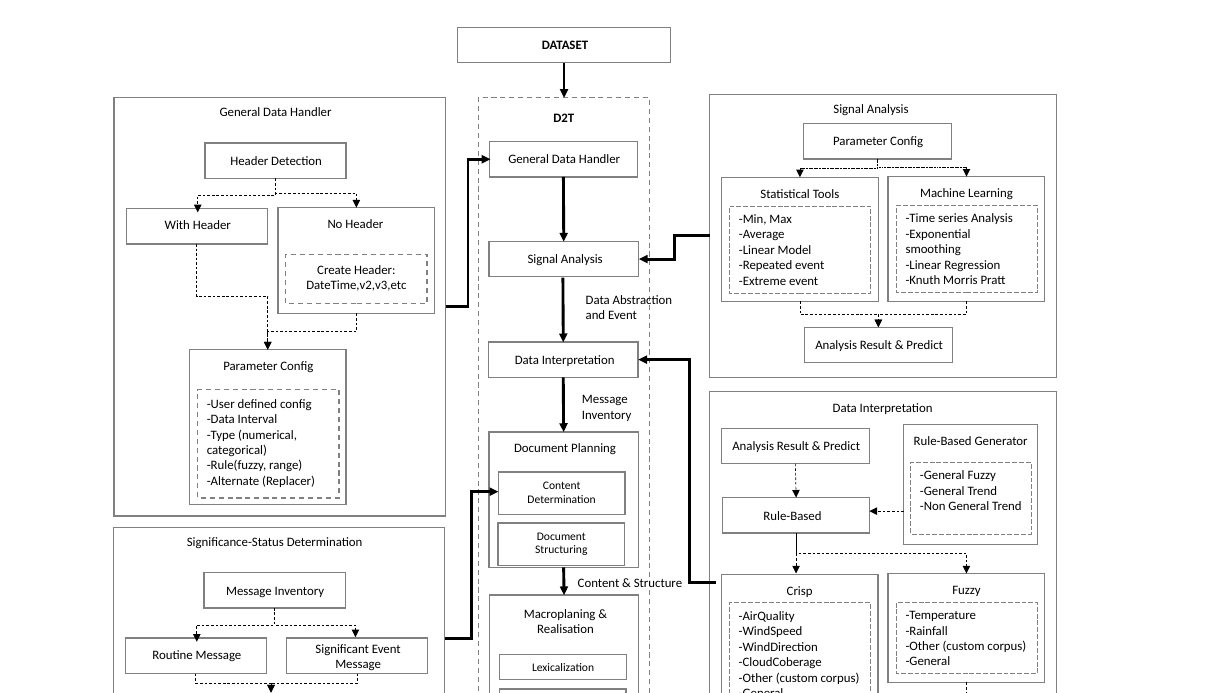
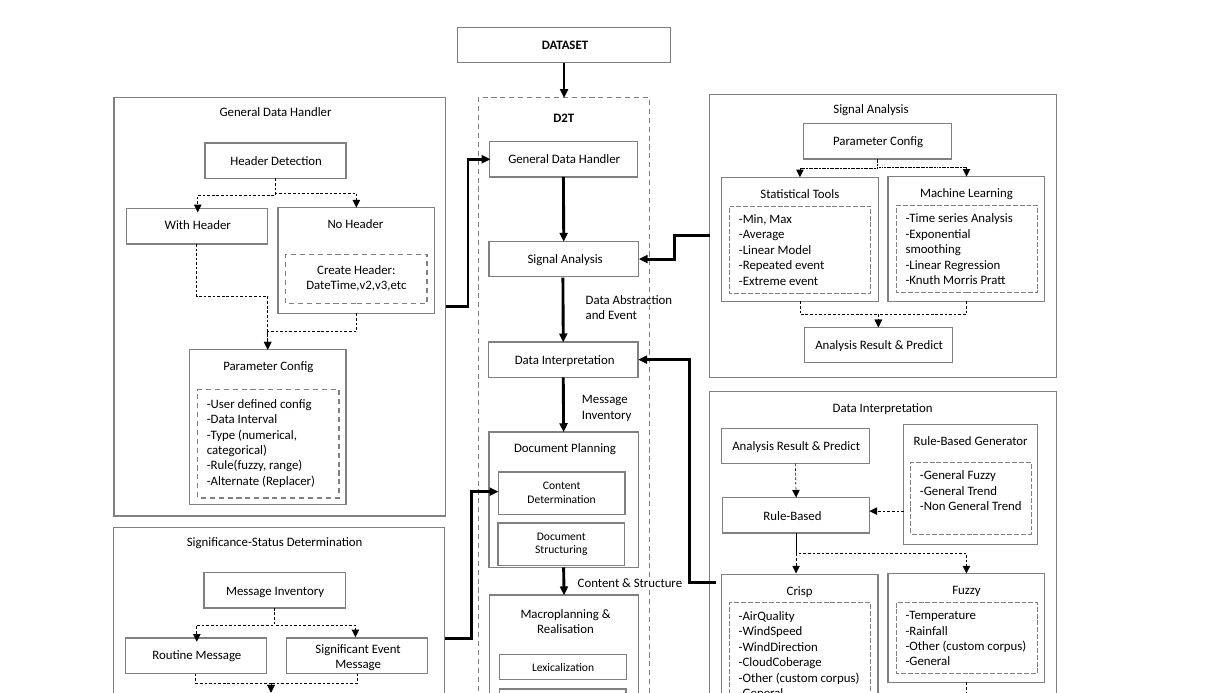
Before and after one commit to lyridwan/D2T_Apps, a slide deck: slide 3 of Resource/Skripsi/Desain Penelitian.pptx. Drawn at 1232x693 pixels with LibreOffice and Linux fonts; fonts in the diff are those of the drawing. Boxes give left, top, right and bottom in pixels: in the first picture for what was removed or moved away, otherwise in the second. Text is boxed around its words. In the diff, an @@ line names an element or a change of style, - is before the commit and + after.

```diff
--- a/Resource/Skripsi/Desain Penelitian.pptx
+++ b/Resource/Skripsi/Desain Penelitian.pptx
@@ text at box(521, 609, 599, 621): text changed @@
-Macroplaning &
+Macroplanning &
```
Also in this commit, not shown: 21 other files.
